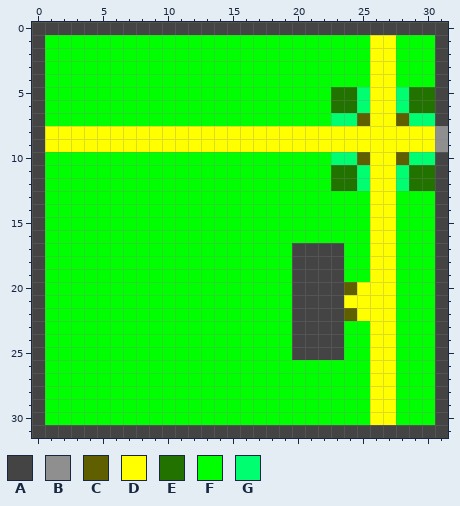
Pixel-art sprite -- res/Islands/test.png. Above, as it was before the edit.
The file is 32x32 pixels.
Palette (. is transparent): A #444444  B #8f8f8f  C #5f5f00  D #ffff00  E #227200  F #00ff00  G #00ff70
Pixels before, first column x 0:
 0 AAAAAAAAAAAAAAAAAAAAAAAAAAAAAAAA
 1 AFFFFFFFFFFFFFFFFFFFFFFFFFDDFFFA
 2 AFFFFFFFFFFFFFFFFFFFFFFFFFDDFFFA
 3 AFFFFFFFFFFFFFFFFFFFFFFFFFDDFFFA
 4 AFFFFFFFFFFFFFFFFFFFFFFFFFDDFFFA
 5 AFFFFFFFFFFFFFFFFFFFFFFEEGDDGEEA
 6 AFFFFFFFFFFFFFFFFFFFFFFEEGDDGEEA
 7 AFFFFFFFFFFFFFFFFFFFFFFGGCDDCGGA
 8 ADDDDDDDDDDDDDDDDDDDDDDDDDDDDDDB
 9 ADDDDDDDDDDDDDDDDDDDDDDDDDDDDDDB
10 AFFFFFFFFFFFFFFFFFFFFFFGGCDDCGGA
11 AFFFFFFFFFFFFFFFFFFFFFFEEGDDGEEA
12 AFFFFFFFFFFFFFFFFFFFFFFEEGDDGEEA
13 AFFFFFFFFFFFFFFFFFFFFFFFFFDDFFFA
14 AFFFFFFFFFFFFFFFFFFFFFFFFFDDFFFA
15 AFFFFFFFFFFFFFFFFFFFFFFFFFDDFFFA
16 AFFFFFFFFFFFFFFFFFFFFFFFFFDDFFFA
17 AFFFFFFFFFFFFFFFFFFFAAAAFFDDFFFA
18 AFFFFFFFFFFFFFFFFFFFAAAAFFDDFFFA
19 AFFFFFFFFFFFFFFFFFFFAAAAFFDDFFFA
20 AFFFFFFFFFFFFFFFFFFFAAAACDDDFFFA
21 AFFFFFFFFFFFFFFFFFFFAAAADDDDFFFA
22 AFFFFFFFFFFFFFFFFFFFAAAACDDDFFFA
23 AFFFFFFFFFFFFFFFFFFFAAAAFFDDFFFA
24 AFFFFFFFFFFFFFFFFFFFAAAAFFDDFFFA
25 AFFFFFFFFFFFFFFFFFFFAAAAFFDDFFFA
26 AFFFFFFFFFFFFFFFFFFFFFFFFFDDFFFA
27 AFFFFFFFFFFFFFFFFFFFFFFFFFDDFFFA
28 AFFFFFFFFFFFFFFFFFFFFFFFFFDDFFFA
29 AFFFFFFFFFFFFFFFFFFFFFFFFFDDFFFA
30 AFFFFFFFFFFFFFFFFFFFFFFFFFDDFFFA
31 AAAAAAAAAAAAAAAAAAAAAAAAAAAAAAAA
After the commit:
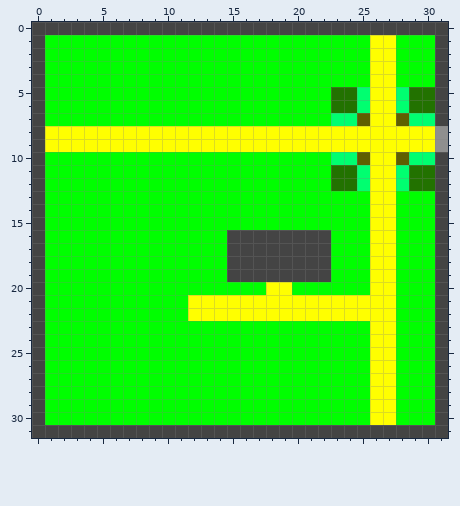
The edit:
{"y":16,"x":15,"old":"FFFFFFFF","new":"AAAAAAAA"}
{"y":17,"x":15,"old":"FFFFF","new":"AAAAA"}
{"y":17,"x":23,"old":"A","new":"F"}
{"y":18,"x":15,"old":"FFFFF","new":"AAAAA"}
{"y":18,"x":23,"old":"A","new":"F"}
{"y":19,"x":15,"old":"FFFFF","new":"AAAAA"}
{"y":19,"x":23,"old":"A","new":"F"}
{"y":20,"x":18,"old":"FFAAAACD","new":"DDFFFFFF"}
{"y":21,"x":12,"old":"FFFFFFFFAAAA","new":"DDDDDDDDDDDD"}
{"y":22,"x":12,"old":"FFFFFFFFAAAAC","new":"DDDDDDDDDDDDD"}
{"y":23,"x":20,"old":"AAAA","new":"FFFF"}
{"y":24,"x":20,"old":"AAAA","new":"FFFF"}
{"y":25,"x":20,"old":"AAAA","new":"FFFF"}
{"label":"changed","picture_box":[188,230,370,360]}
